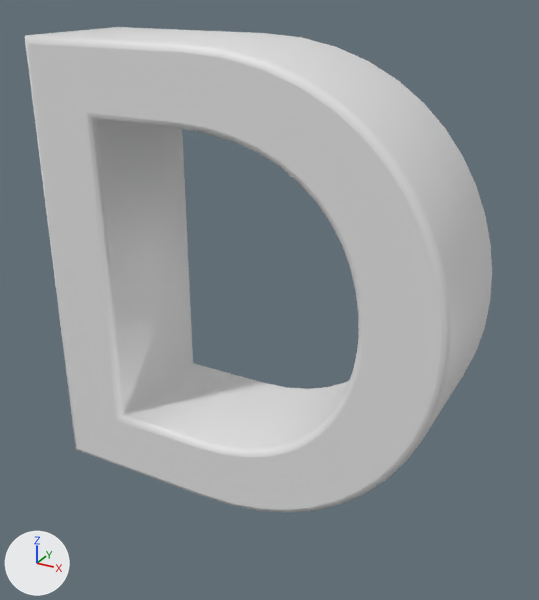
Two versions of the Blender file Alphabet.blend, one commit apart.
Rendered twice from a camera (50 mm lens) standing at (0.536, -0.92, 0.774) and looking at (0.03, 0.0, 0.314). Lighting does not change. The marker at lower left points along +X, +Y and +Z. The same objects are shown in both versions, whatever each file hides.

The first picture shows 'Text'.
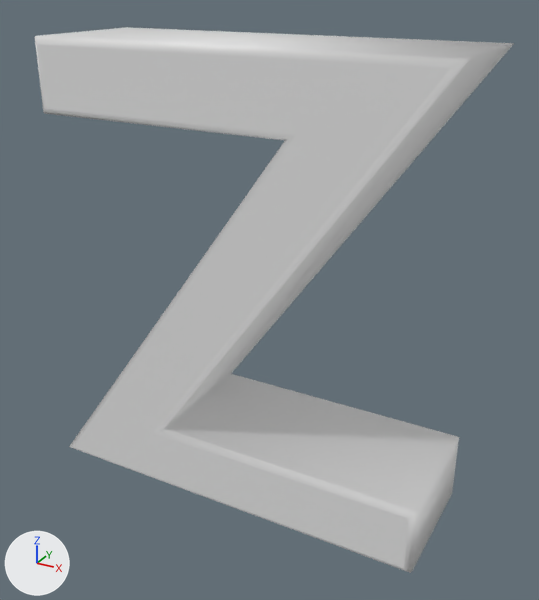
Location of each change, [x1, y1, x2, y2] in pixels of the pictures (539 x 600 px):
'Text', text changed: before [25, 27, 492, 513]; after [35, 27, 514, 573]

Edits to the bpy script that builds the scene:
```text
Change txt_text_003:
    txt_text_003.body: 'D' -> 'Z'
```
